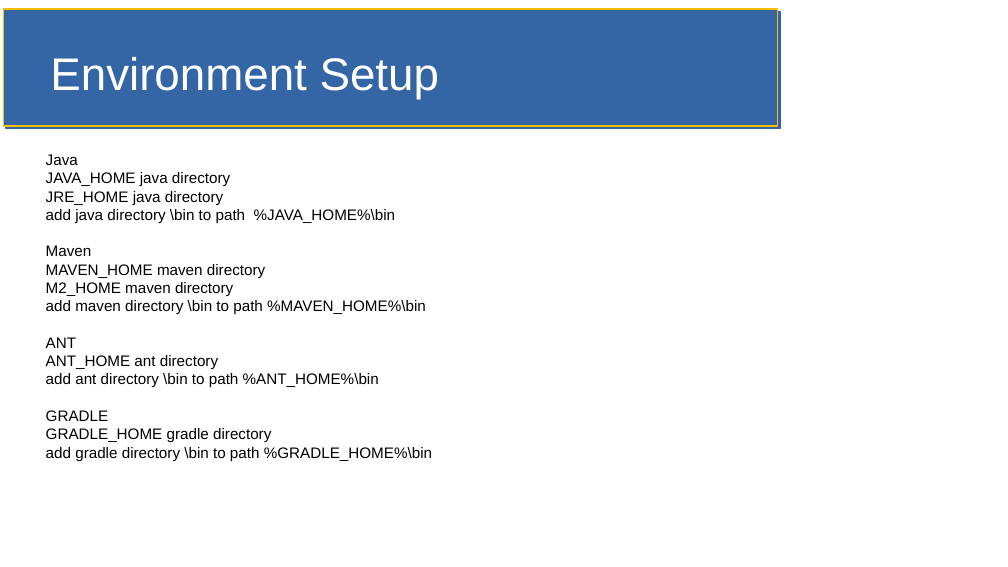
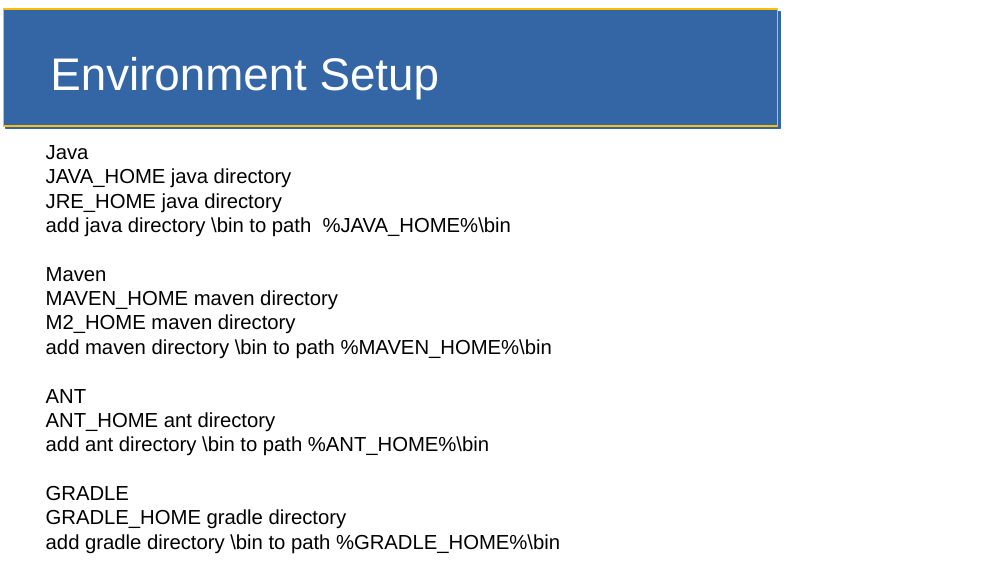
Before and after one commit to jfdoyle3/maven_class, a slide deck: slide 2 of slides/maven.odp. Drawn at 1008x567 pixels with LibreOffice and Linux fonts; fonts in the diff are those of the drawing. Boxes give left, top, right and bottom in pixels: in the first picture for what was removed or moved away, otherwise in the second. Text is boxed around its words. In the diff, an @@ line names an element or a change of style, - is before the commit and + after.

```diff
--- a/slides/maven.odp
+++ b/slides/maven.odp
@@ subtitle "Java" at bbox=[46, 145, 560, 554]: size 12 to 16 pt @@
```
Also in this commit, not shown: 4 other slides changed, 1 slide added.
